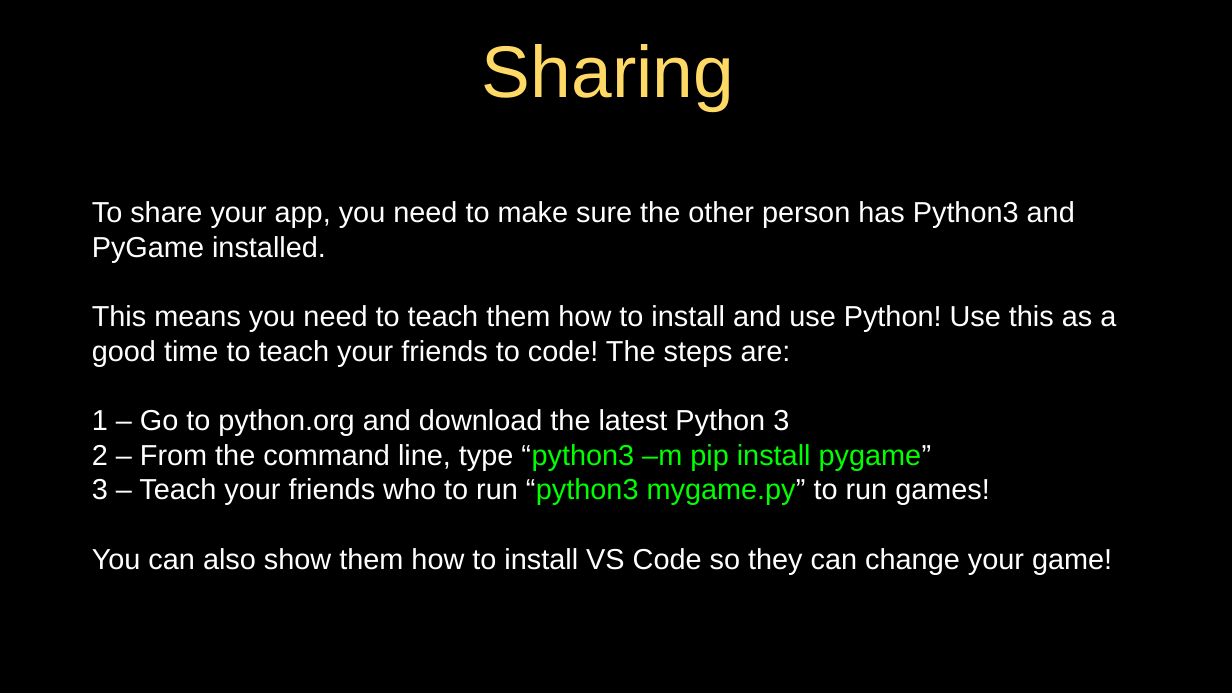
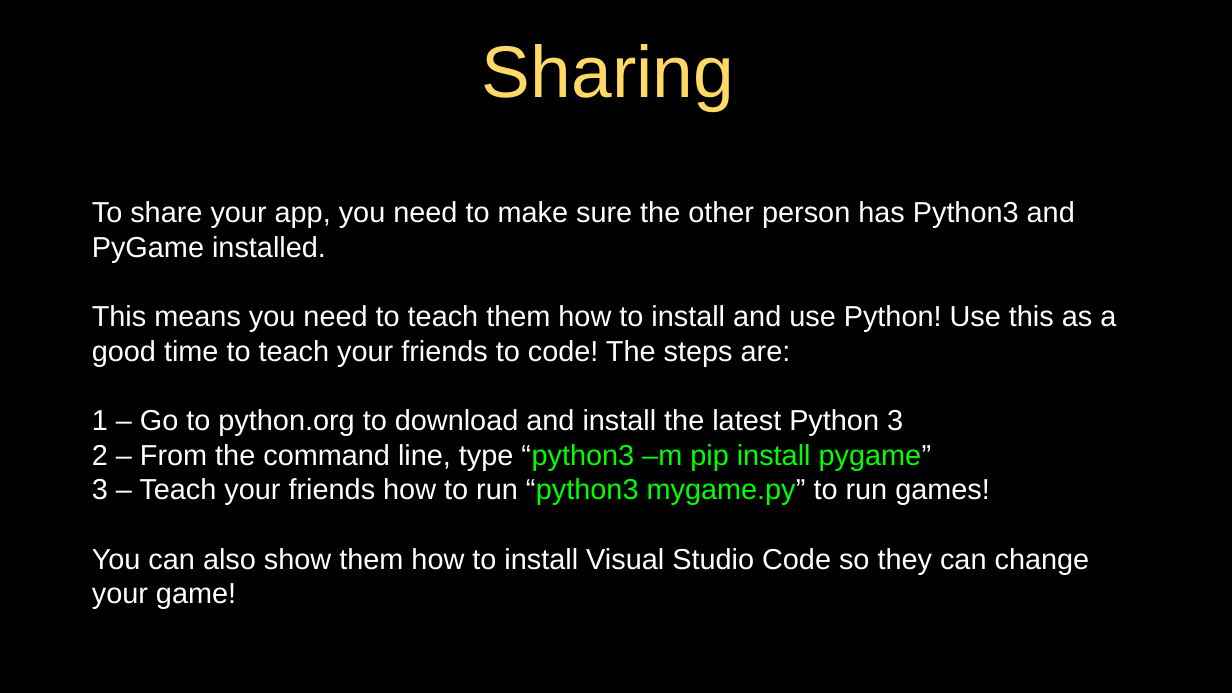
Before and after one commit to jeremypedersen/pythonlearn, a slide deck: slide 12 of slides/Pythonlearn-08-HackingAndSharing.pptx. Drawn at 1232x693 pixels with LibreOffice and Linux fonts; fonts in the diff are those of the drawing. Boxes give left, top, right and bottom in pixels: in the first picture for what was removed or moved away, otherwise in the second. Text is boxed around its words. In the diff, an @@ line names an element or a change of style, - is before the commit and + after.

Commit message:
Upated FAQ section of README, updated acknowledgements on class 5 slides, corrected a few typos in the class 8 slides.

```diff
--- a/slides/Pythonlearn-08-HackingAndSharing.pptx
+++ b/slides/Pythonlearn-08-HackingAndSharing.pptx
@@ text at bbox=[92, 409, 903, 435]: text changed @@
-1 – Go to python.org and download the latest Python 3
+1 – Go to python.org to download and install the latest Python 3
@@ text at bbox=[92, 478, 1090, 609]: text changed @@
-3 – Teach your friends who to run “python3 mygame.py” to run games!
-You can also show them how to install VS Code so they can change your game!
+3 – Teach your friends how to run “python3 mygame.py” to run games!
+You can also show them how to install Visual Studio Code so they can change your game!
```
Also in this commit, not shown: 2 other files.
